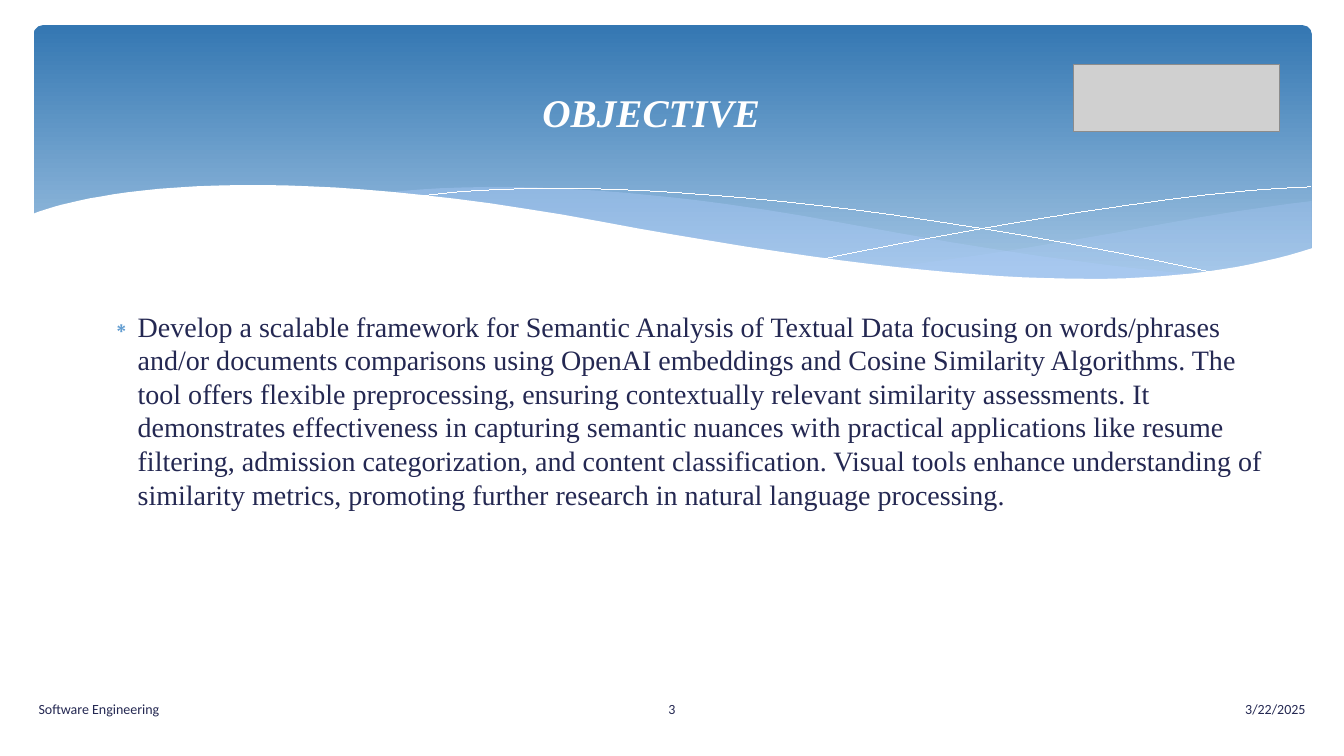
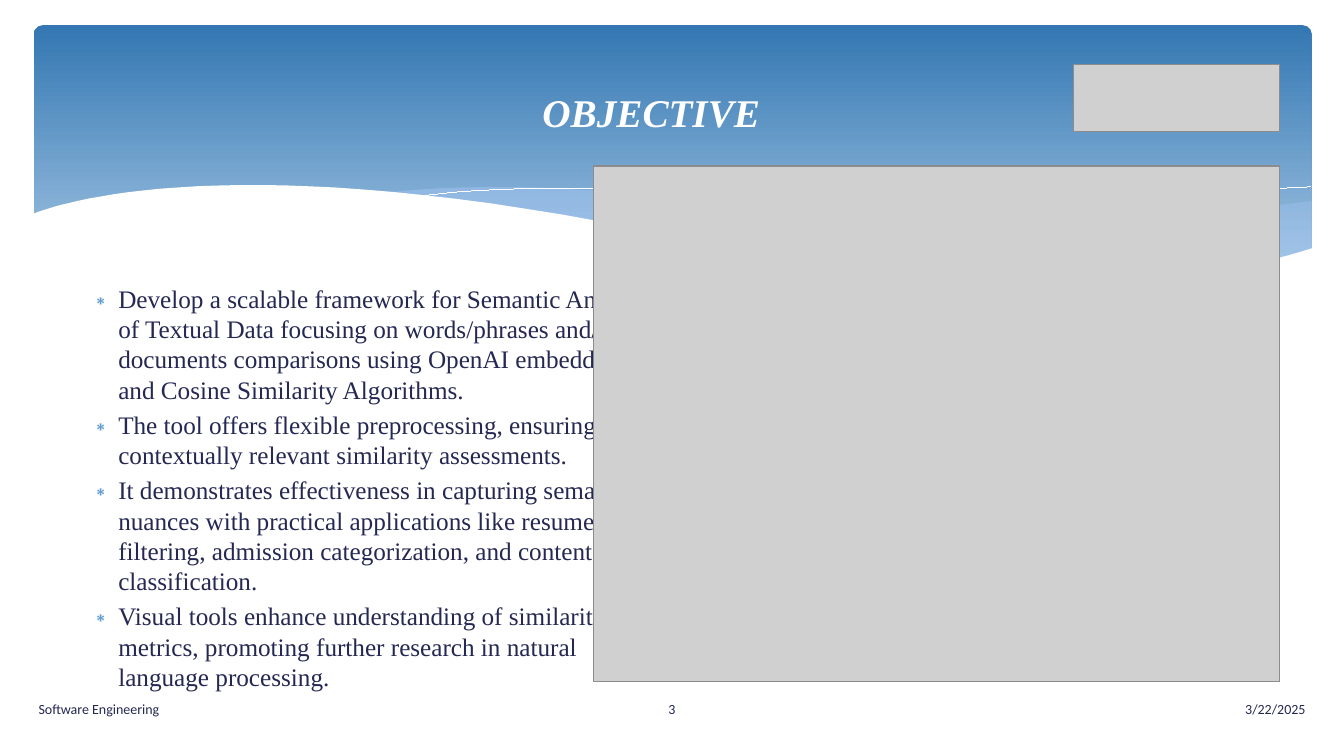
Before and after one commit to senthilmasters2024/Tech_Tweakers, a slide deck: slide 3 of SemanticAnalysisTextualData/SemanticAnalysisTextualData/Documentation/SemanticAnalysisTextualData.pptx. Drawn at 1344x756 pixels with LibreOffice and Linux fonts; fonts in the diff are those of the drawing; grey boxes stand for pictures. Boxes give left, top, right and bottom in pixels: in the first picture for what was removed or moved away, otherwise in the second. Text is boxed around its words. In the diff, an @@ line names an element or a change of style, - is before the commit and + after.

```diff
--- a/SemanticAnalysisTextualData/SemanticAnalysisTextualData/Documentation/SemanticAnalysisTextualData.pptx
+++ b/SemanticAnalysisTextualData/SemanticAnalysisTextualData/Documentation/SemanticAnalysisTextualData.pptx
@@ picture added at bbox=[594, 166, 1280, 683] @@
@@ text at bbox=[118, 288, 653, 692]: text changed; size 20 to 18 pt @@
-  ∗ Develop a scalable framework for Semantic Analysis of Textual Data focusing on words/phrases and/or documents comparisons using OpenAI embeddings and Cosine Similarity Algorithms. The tool offers flexible preprocessing, ensuring contextually relevant similarity assessments. It demonstrates effectiveness in capturing semantic nuances with practical applications like resume filtering, admission categorization, and content classification. Visual tools enhance understanding of similarity metrics, promoting further research in natural language processing.
+  ∗ Develop a scalable framework for Semantic Analysis of Textual Data focusing on words/phrases and/or documents comparisons using OpenAI embeddings and Cosine Similarity Algorithms.
+  ∗ The tool offers flexible preprocessing, ensuring contextually relevant similarity assessments.
+  ∗ It demonstrates effectiveness in capturing semantic nuances with practical applications like resume filtering, admission categorization, and content classification.
+  ∗ Visual tools enhance understanding of similarity metrics, promoting further research in natural language processing.
```
Also in this commit, not shown: 10 other slides changed, 5 other files.
